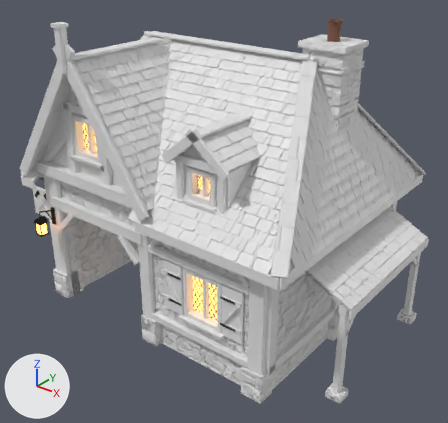
The FBX model GameClient/ArtSource/Silverbrook/Workshop/SilverbrookWorkshop.fbx, before and after one commit.
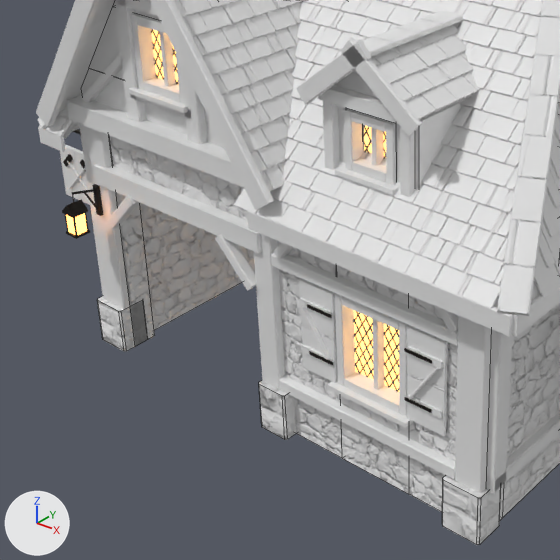
Old and new are each drawn whole from a 50 mm lens placed at (7.38, -9.12, 7.6), pointed at (0.31, -0.28, 2.12) and again close up on the part from 0% to 68% of the width and 25% to 97% of the height. The lights are fixed; the arrows at lower left show +X, +Y and +Z. The older version's two pictures come first. The close-ups show mesh edges as thin lines.

The older version as bpy lines, for what is in view:
```python
me_sm_sbworkshop_masonry = bpy.data.meshes.new('SM_SBWorkshop_Masonry')
me_sm_sbworkshop_masonry.from_pydata(...)  # 338 vertices, 238 faces; spans x -2.91..3.85, y -2.37..2.53, z 0.0..5.6
# faces by material slot: [130, 108]
me_sm_sbworkshop_masonry.materials.append(mat_sb_workshop_blockstone)
me_sm_sbworkshop_masonry.materials.append(mat_sb_workshop_rubble)
me_sm_sbworkshop_roof = bpy.data.meshes.new('SM_SBWorkshop_Roof')
me_sm_sbworkshop_roof.from_pydata(...)  # 19441 vertices, 12032 faces; spans x -3.28..3.84, y -2.59..2.74, z 1.83..5.38
# faces by material slot: [11250, 782]
me_sm_sbworkshop_roof.materials.append(mat_sb_slate)
me_sm_sbworkshop_roof.materials.append(mat_sb_oaktimber)
me_sm_sbworkshop_timber = bpy.data.meshes.new('SM_SBWorkshop_Timber')
me_sm_sbworkshop_timber.from_pydata(...)  # 1640 vertices, 1040 faces; spans x -3.2..3.86, y -2.69..2.72, z 0.12..5.93
me_sm_sbworkshop_timber.materials.append(mat_sb_oaktimber)
ob_sm_sbworkshop_masonry = bpy.data.objects.new('SM_SBWorkshop_Masonry', me_sm_sbworkshop_masonry)
ob_sm_sbworkshop_masonry.location = (0.0, 0.0, 0.0)
ob_sm_sbworkshop_roof = bpy.data.objects.new('SM_SBWorkshop_Roof', me_sm_sbworkshop_roof)
ob_sm_sbworkshop_roof.location = (0.0, 0.0, 0.0)
ob_sm_sbworkshop_timber = bpy.data.objects.new('SM_SBWorkshop_Timber', me_sm_sbworkshop_timber)
ob_sm_sbworkshop_timber.location = (0.0, 0.0, 0.0)
# also in view: 'SM_SBWorkshop_Plaster' at (-0.01, 0.03, 4.11); 'SM_SBWorkshop_Details' at (-0.78, -0.14, 3.45)
```
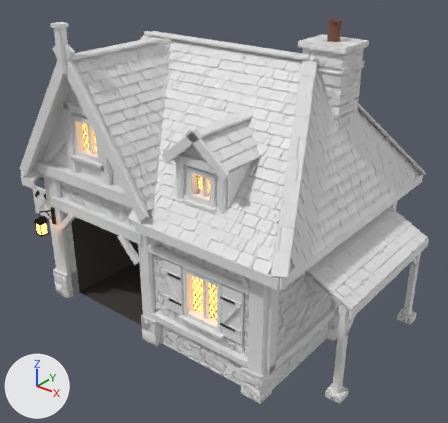
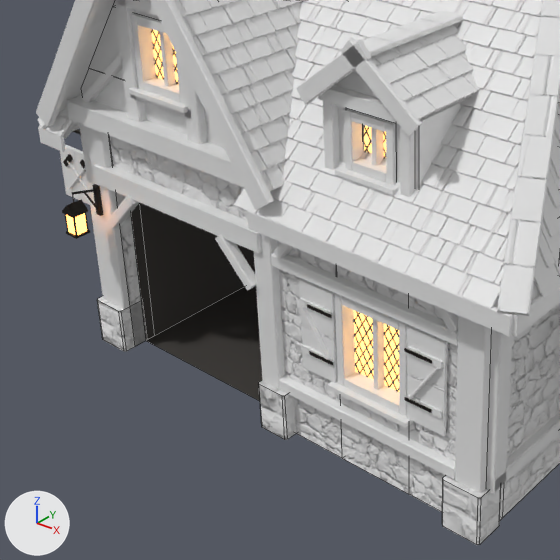
Changed parts and their boxes (x1, y1, x2, y2) in the close-ups (560 x 560 px):
'SM_SBWorkshop_EntryRooms', added: after (131, 203, 262, 401)

Diff of the bpy script that builds the scene:
```diff
--- a/GameClient/ArtSource/Silverbrook/Workshop/SilverbrookWorkshop.fbx.py
+++ b/GameClient/ArtSource/Silverbrook/Workshop/SilverbrookWorkshop.fbx.py
@@ mat_sb_entryroom @@
+mat_sb_entryroom = principled_material('SB_EntryRoom')
+mat_sb_entryroom.base_color = (0.05, 0.045, 0.04)  # dark grey #3f3c38
+mat_sb_entryroom.roughness = 0.95
@@ me_sm_sbworkshop_entryrooms @@
+me_sm_sbworkshop_entryrooms.from_pydata([(-2.34, 0.28, 0.0), (-0.09, 0.28, 0.0), (-0.09, 0.28, 2.15), (-2.34, 0.28, 2.15), (-2.34, -2.06, 0.0), (-2.34, -2.06, 2.15), (-0.1, -2.06, 2.15), (-0.1, -2.06, 0.0)], [], [(0, 1, 2, 3), (4, 0, 3, 5), (6, 2, 1, 7), (4, 7, 1, 0), (3, 2, 6, 5)])
+me_sm_sbworkshop_entryrooms.materials.append(mat_sb_entryroom)  # dark grey #3f3c38
@@ ob_sm_sbworkshop_entryrooms @@
+ob_sm_sbworkshop_entryrooms = bpy.data.objects.new('SM_SBWorkshop_EntryRooms', me_sm_sbworkshop_entryrooms)
+ob_sm_sbworkshop_entryrooms.location = (0.0, 0.0, 0.0)
```
